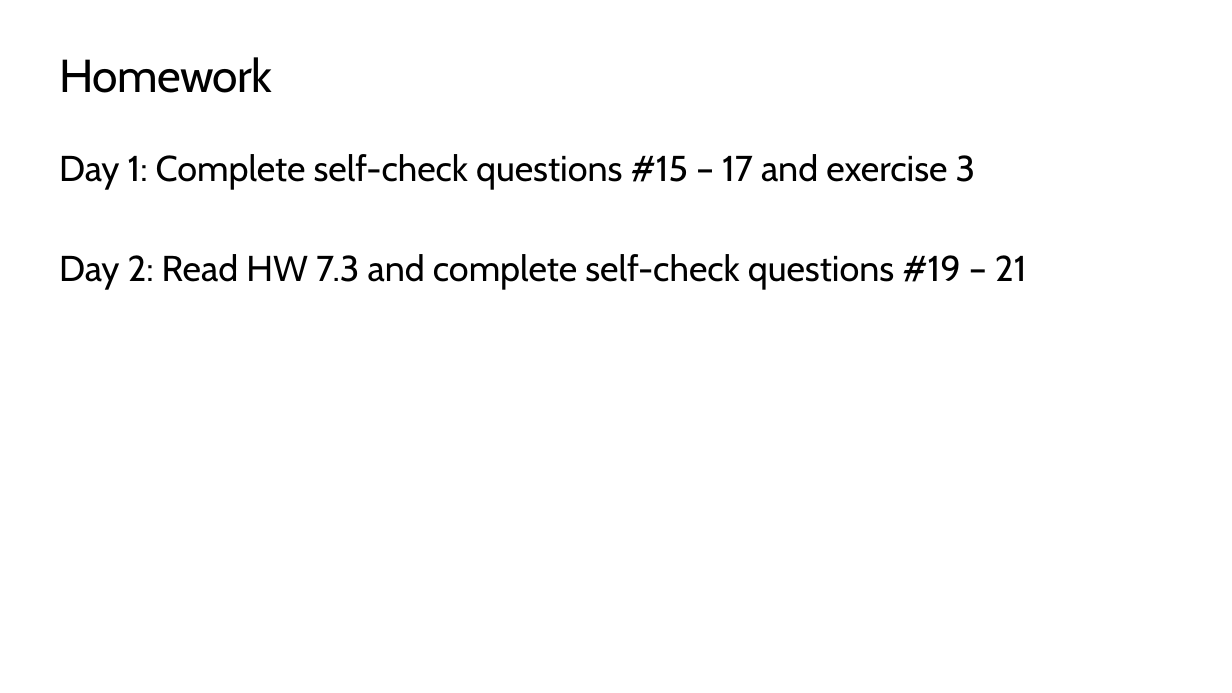
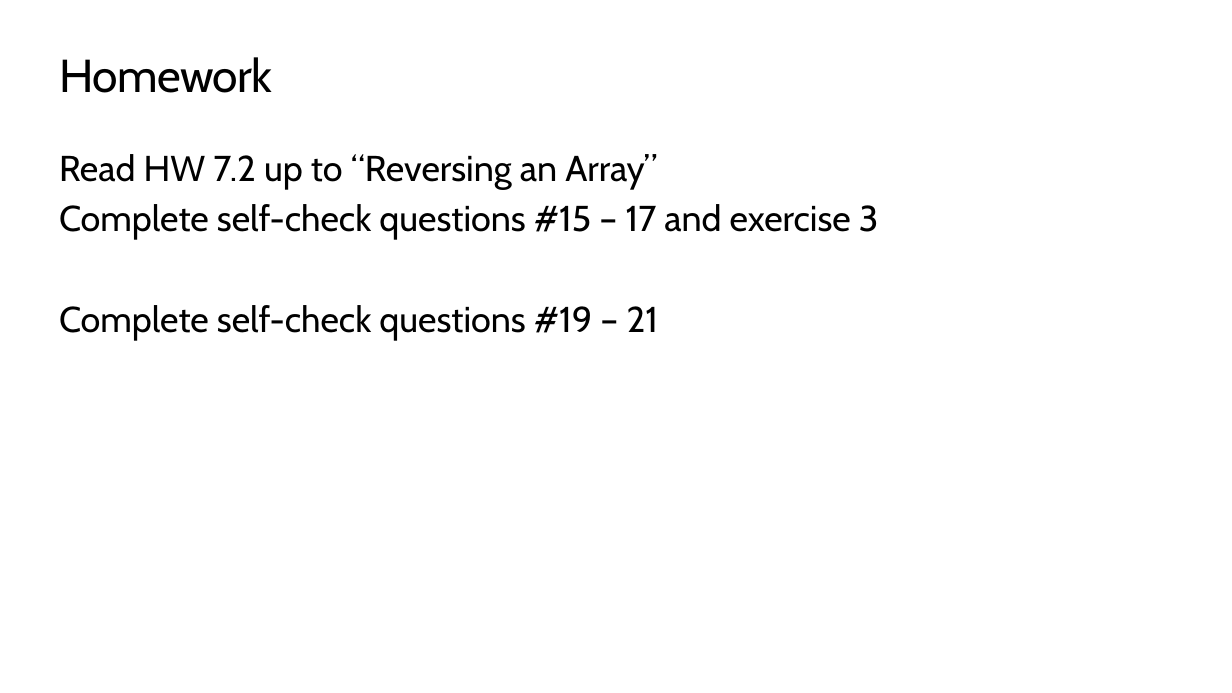
Before and after one commit to TEALSK12/apcsa-public, a slide deck: slide 42 of curriculum/Unit4/Unit4.pptx. Drawn at 1232x693 pixels with LibreOffice and Linux fonts; fonts in the diff are those of the drawing; background and template pictures are left out. Boxes give left, top, right and bottom in pixels: in the first picture for what was removed or moved away, otherwise in the second. Text is boxed around its words. In the diff, an @@ line names an element or a change of style, - is before the commit and + after.

```diff
--- a/curriculum/Unit4/Unit4.pptx
+++ b/curriculum/Unit4/Unit4.pptx
@@ text at bbox=[59, 154, 879, 340]: text changed @@
-Day 1: Complete self-check questions #15 – 17 and exercise 3
-Day 2: Read HW 7.3 and complete self-check questions #19 – 21
+Read HW 7.2 up to “Reversing an Array”
+Complete self-check questions #15 – 17 and exercise 3
+Complete self-check questions #19 – 21
```
Also in this commit, not shown: 10 other slides changed, 2 other files.
